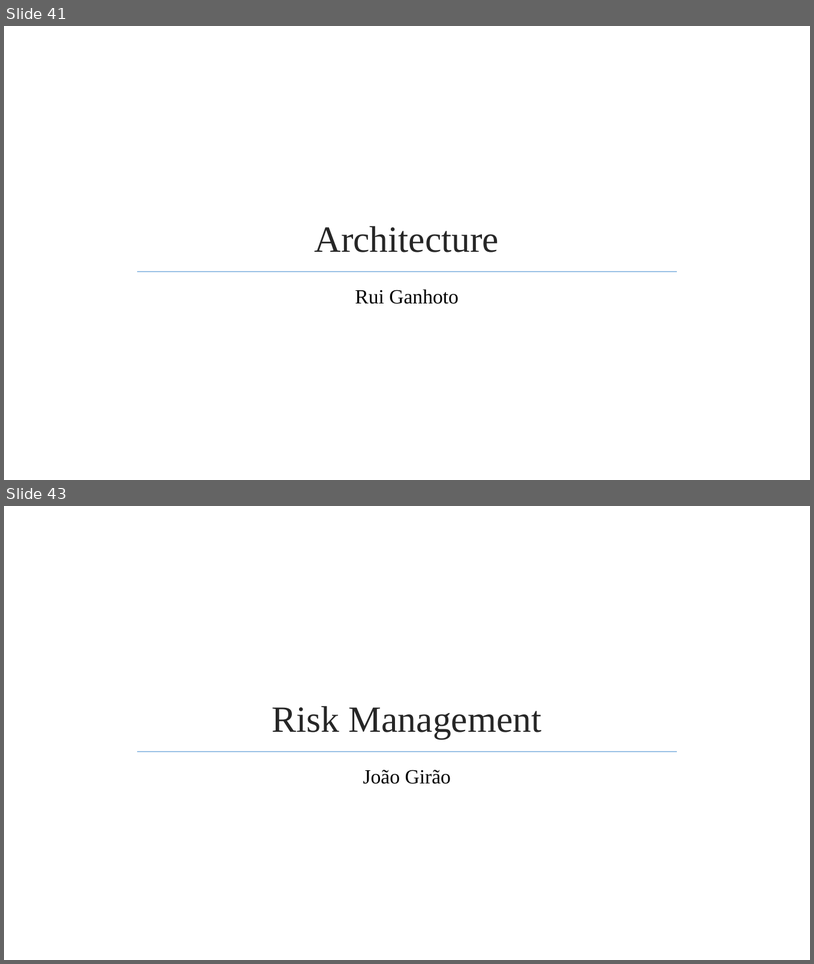
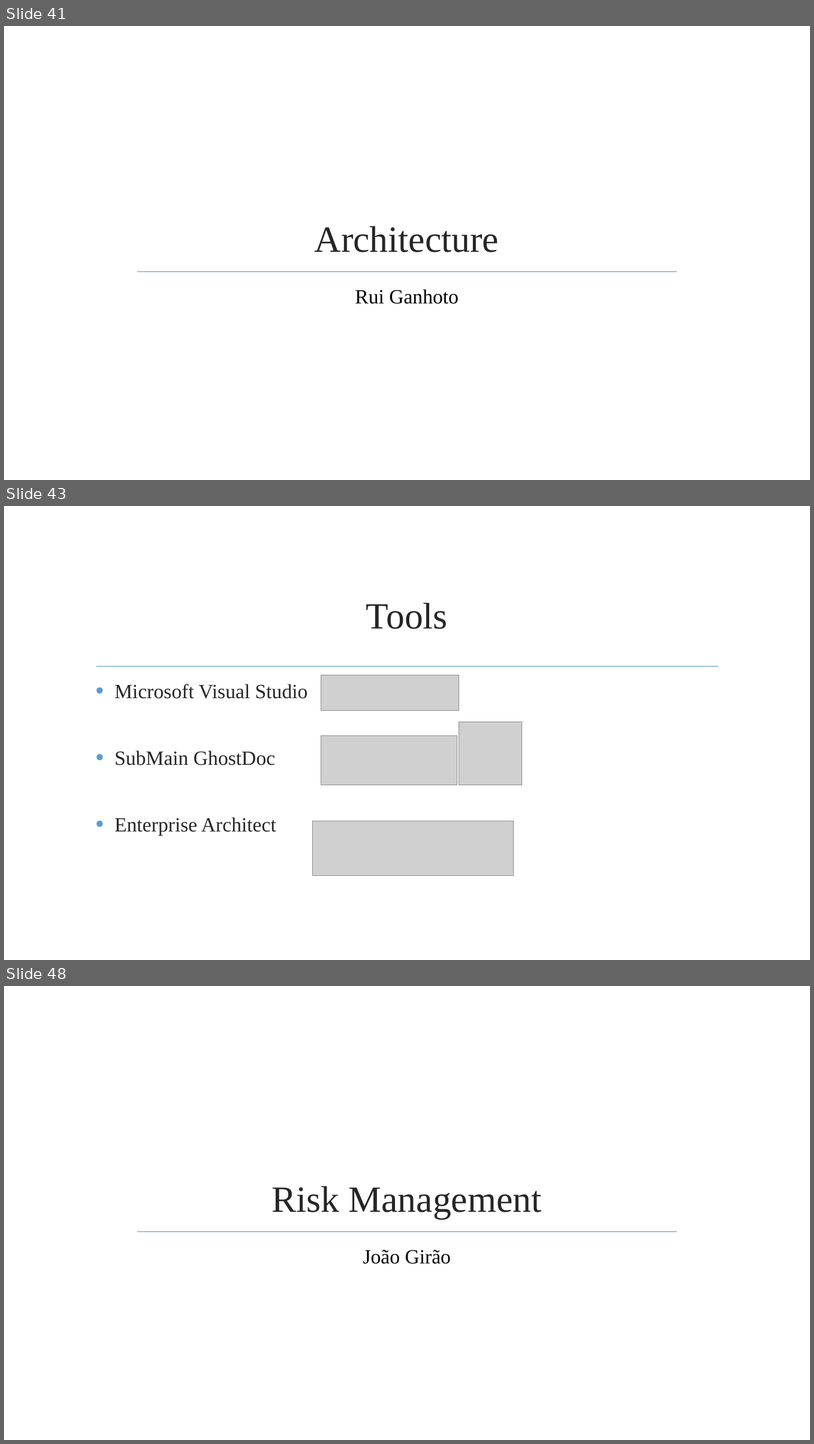
Before and after one commit to jmgirao/projetosoftware1213, a slide deck: Final Presentation/Presentation.pptx. Shown one above the other, each under a label of ours: slides 41 and 43 before the commit, slides 41, 43 and 48 after it; the slides between them are not shown. The pictures are 814x964 and 814x1444 pixels, drawn with LibreOffice and Linux fonts; fonts in the diff are those of the drawing; grey boxes stand for pictures; background and template pictures are left out. Boxes give left, top, right and bottom in pixels: in the first picture for what was removed or moved away, otherwise in the second. Text is boxed around its words. In the diff, an @@ line names an element or a change of style, - is before the commit and + after.

```diff
--- a/Final Presentation/Presentation.pptx
+++ b/Final Presentation/Presentation.pptx
@@ slide 43 added at (4, 506, 810, 960), background picture (left out) @@
@@ title added at (366, 603, 448, 629), 44 pt, text #262626 @@
+Tools
@@ line added from (96, 666) to (719, 666), #9DC3E6 1.25 pt @@
@@ text added at (114, 684, 308, 835), 24 pt, text #262626 @@
+• Microsoft Visual Studio
+• SubMain GhostDoc
+• Enterprise Architect
@@ picture added at (321, 675, 459, 711) @@
@@ picture added at (321, 736, 457, 785) @@
@@ picture added at (459, 722, 522, 785) @@
@@ picture added at (313, 820, 515, 875) @@
@@ what was slide 43 is now slide 48 @@
```
Also in this commit, not shown: 1 slide changed, 5 other slides added, 1 slide removed.
